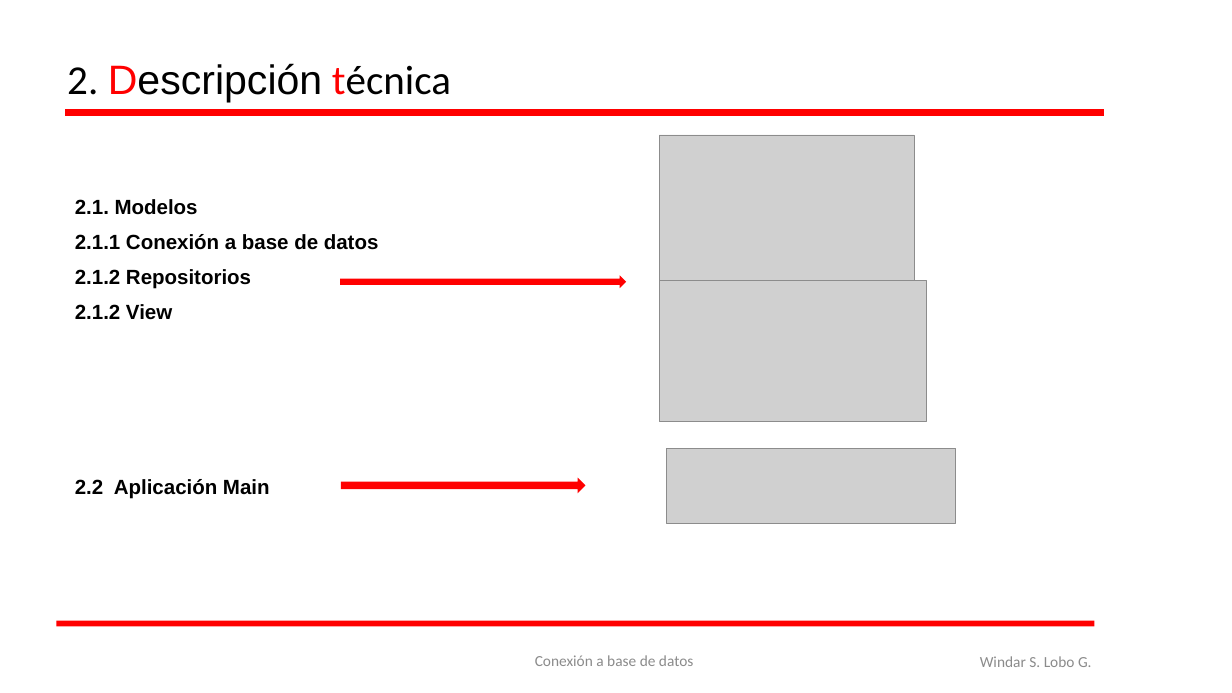
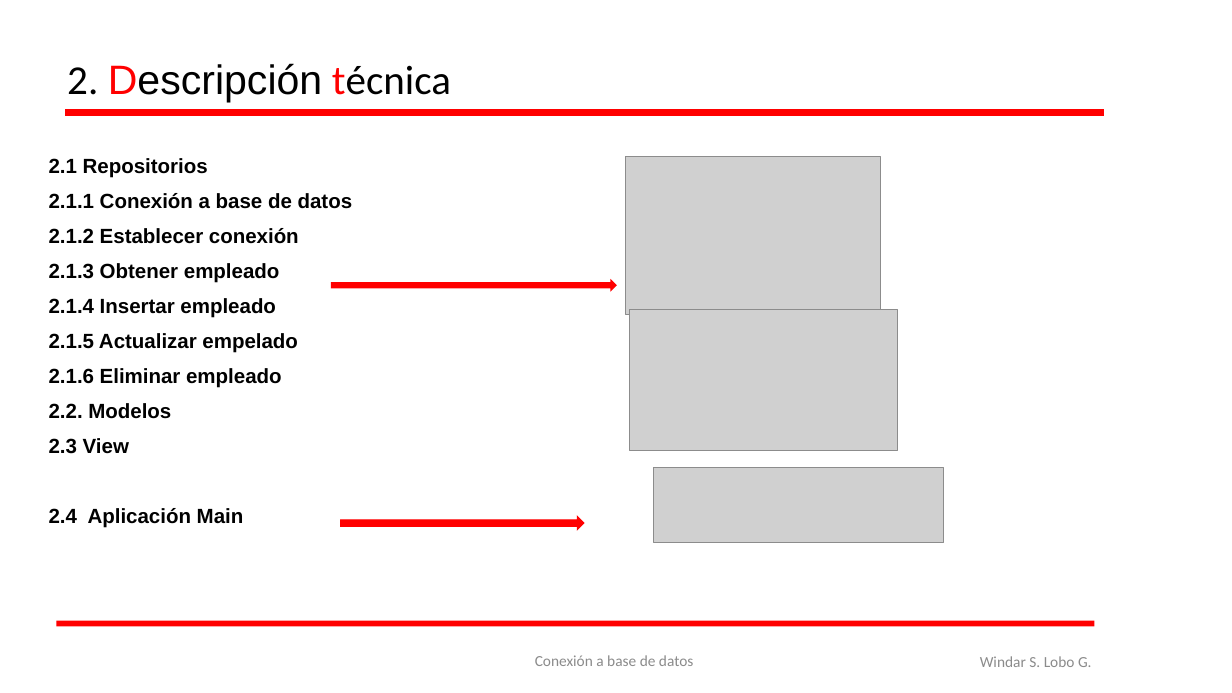
Before and after one commit to WindaLobo/Programacion, a slide deck: slide 6 of Programacion_3_Evaluacion/ConexionSql/BaseDeDatos.pptx. Drawn at 1232x693 pixels with LibreOffice and Linux fonts; fonts in the diff are those of the drawing; grey boxes stand for pictures. Boxes give left, top, right and bottom in pixels: in the first picture for what was removed or moved away, otherwise in the second. Text is boxed around its words. In the diff, an @@ line names an element or a change of style, - is before the commit and + after.

Commit message:
Actualizar

```diff
--- a/Programacion_3_Evaluacion/ConexionSql/BaseDeDatos.pptx
+++ b/Programacion_3_Evaluacion/ConexionSql/BaseDeDatos.pptx
@@ text "2.1 Repositorios": place and size @@
-text "2.1 Repositorios" at box(75, 199, 379, 499)
+text "2.1 Repositorios" at box(49, 158, 353, 528)
@@ text at box(49, 158, 208, 178): text changed @@
-2.1. Modelos
+2.1 Repositorios
@@ picture: place and size @@
-picture at box(659, 135, 914, 288)
+picture at box(626, 156, 881, 314)
@@ text at box(49, 228, 299, 528): text changed @@
-2.1.2 Repositorios
-2.1.2 View
-2.2 Aplicación Main
+2.1.2 Establecer conexión
+2.1.3 Obtener empleado
+2.1.4 Insertar empleado
+2.1.5 Actualizar empelado
+2.1.6 Eliminar empleado
+2.2. Modelos
+2.3 View
+2.4 Aplicación Main
@@ right arrow: place and size @@
-right arrow at box(341, 277, 626, 287)
+right arrow at box(332, 280, 616, 290)
@@ picture: place and size @@
-picture at box(659, 280, 927, 421)
+picture at box(630, 310, 898, 451)
@@ picture: place and size @@
-picture at box(666, 448, 957, 523)
+picture at box(654, 468, 945, 543)
@@ right arrow: place and size @@
-right arrow at box(342, 480, 585, 493)
+right arrow at box(341, 517, 584, 530)
```
Also in this commit, not shown: 7 other slides changed, 8 slides added, 1 slide removed.
